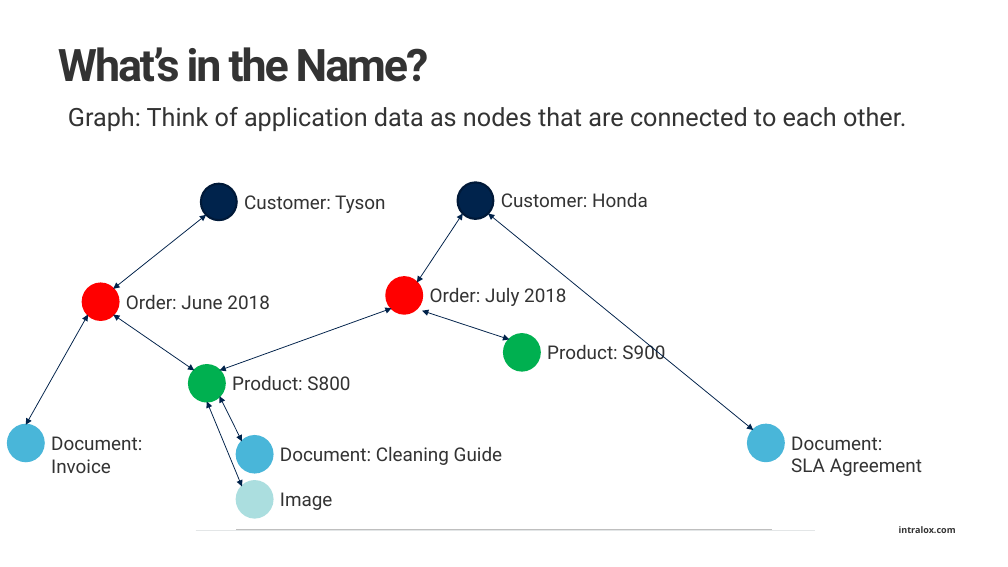
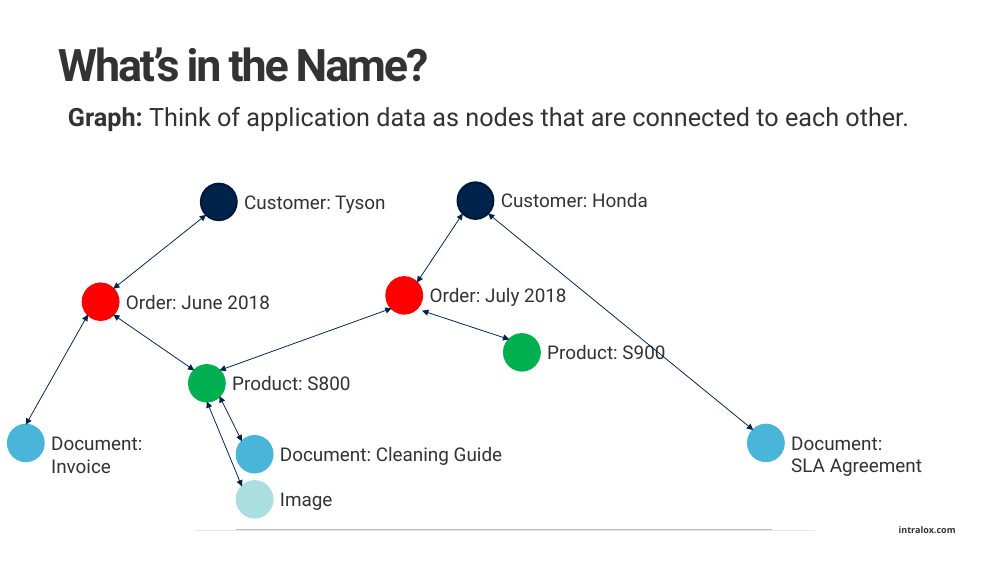
Before and after one commit to NPDSoftwareDev/graphql-presentation, a slide deck: slide 3 of graphql Introduction.pptx. Drawn at 1008x567 pixels with LibreOffice and Linux fonts; fonts in the diff are those of the drawing; background and template pictures are left out. Boxes give left, top, right and bottom in pixels: in the first picture for what was removed or moved away, otherwise in the second. Text is boxed around its words. In the diff, an @@ line names an element or a change of style, - is before the commit and + after.

```diff
--- a/graphql Introduction.pptx
+++ b/graphql Introduction.pptx
@@ text "Graph: Think of application data ..." at (68,107,909,131): bold on in "Graph:" @@
```
Also in this commit, not shown: 10 other slides changed.
